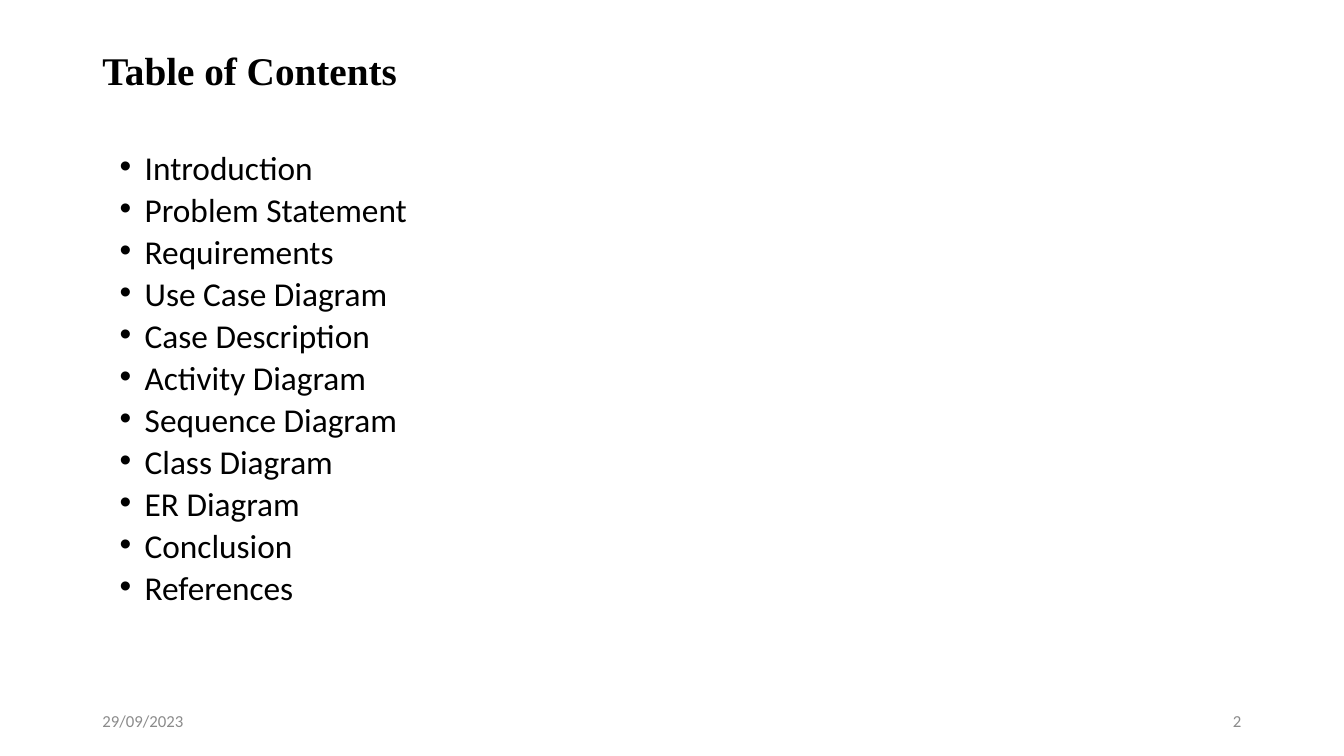
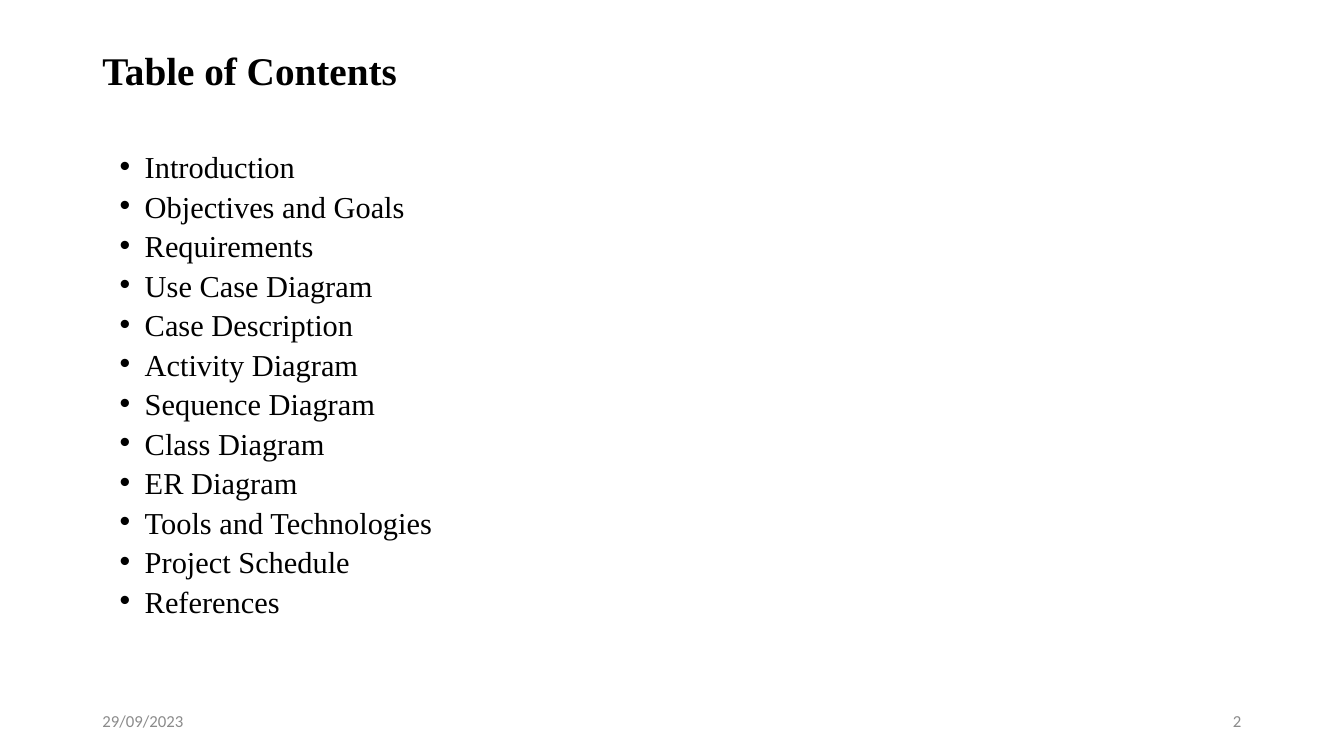
Before and after one commit to iprosenjitp/Tech-School, a slide deck: slide 2 of Materials/Mid Defense.pptx. Drawn at 1344x756 pixels with LibreOffice and Linux fonts; fonts in the diff are those of the drawing. Boxes give left, top, right and bottom in pixels: in the first picture for what was removed or moved away, otherwise in the second. Text is boxed around its words. In the diff, an @@ line names an element or a change of style, - is before the commit and + after.

Commit message:
Project Initializing

```diff
--- a/Materials/Mid Defense.pptx
+++ b/Materials/Mid Defense.pptx
@@ text at (x1=145, y1=157, x2=375, y2=614): size 23.8 to 21.7 pt, font Calibri to Times New Roman in "Introduction", "Requirements", "Use Case Diagram", "Case Description" and 5 more places @@
@@ text at (x1=145, y1=197, x2=405, y2=224): text changed; size 23.8 to 21.7 pt; font Calibri to Times New Roman @@
-• Problem Statement
+• Objectives and Goals
@@ text at (x1=145, y1=513, x2=432, y2=580): text changed; size 23.8 to 21.7 pt; font Calibri to Times New Roman @@
-• Conclusion
+• Tools and Technologies
+• Project Schedule
```
Also in this commit, not shown: 7 slides added, 1 slide removed, 15 other files.
